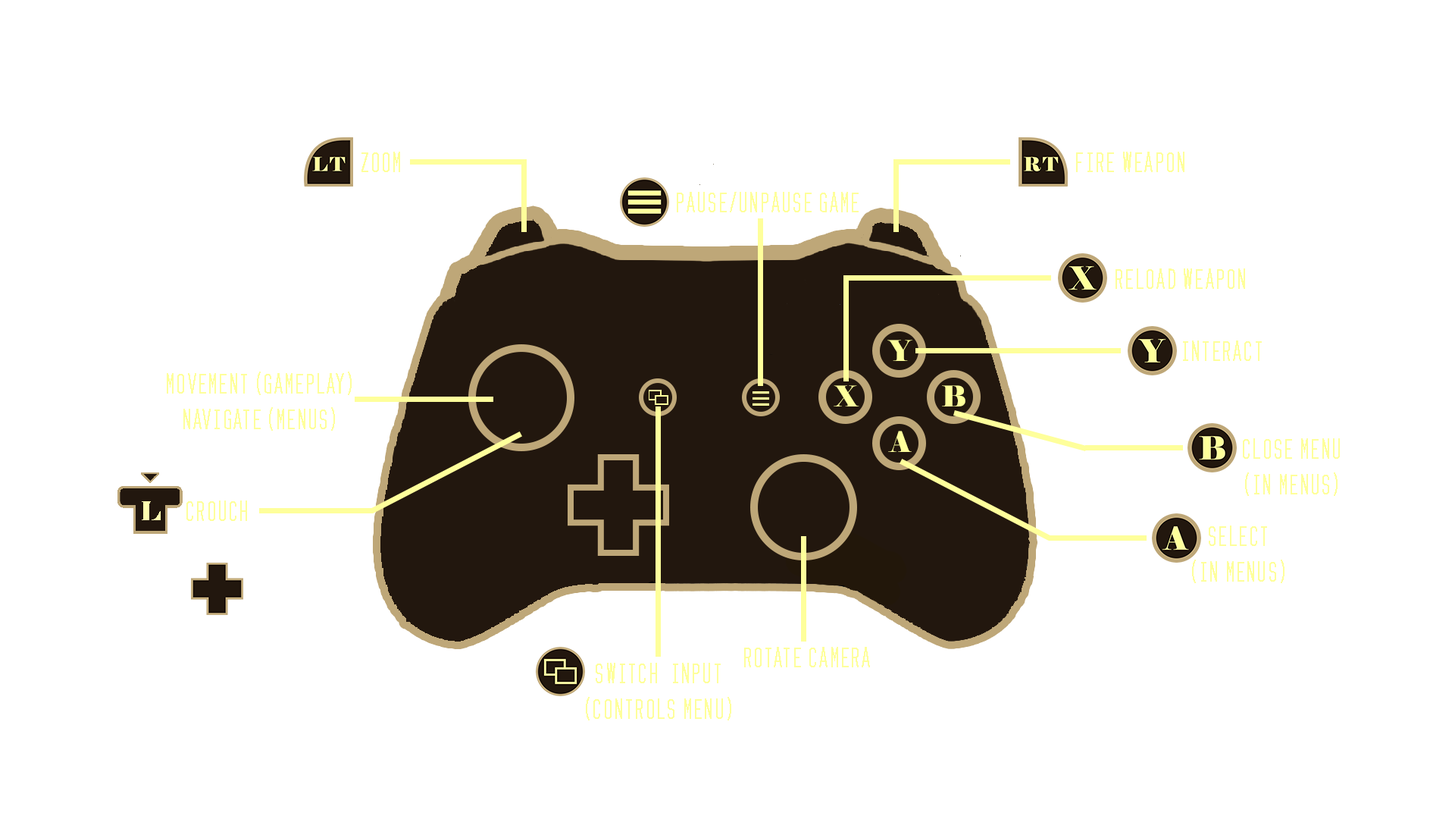
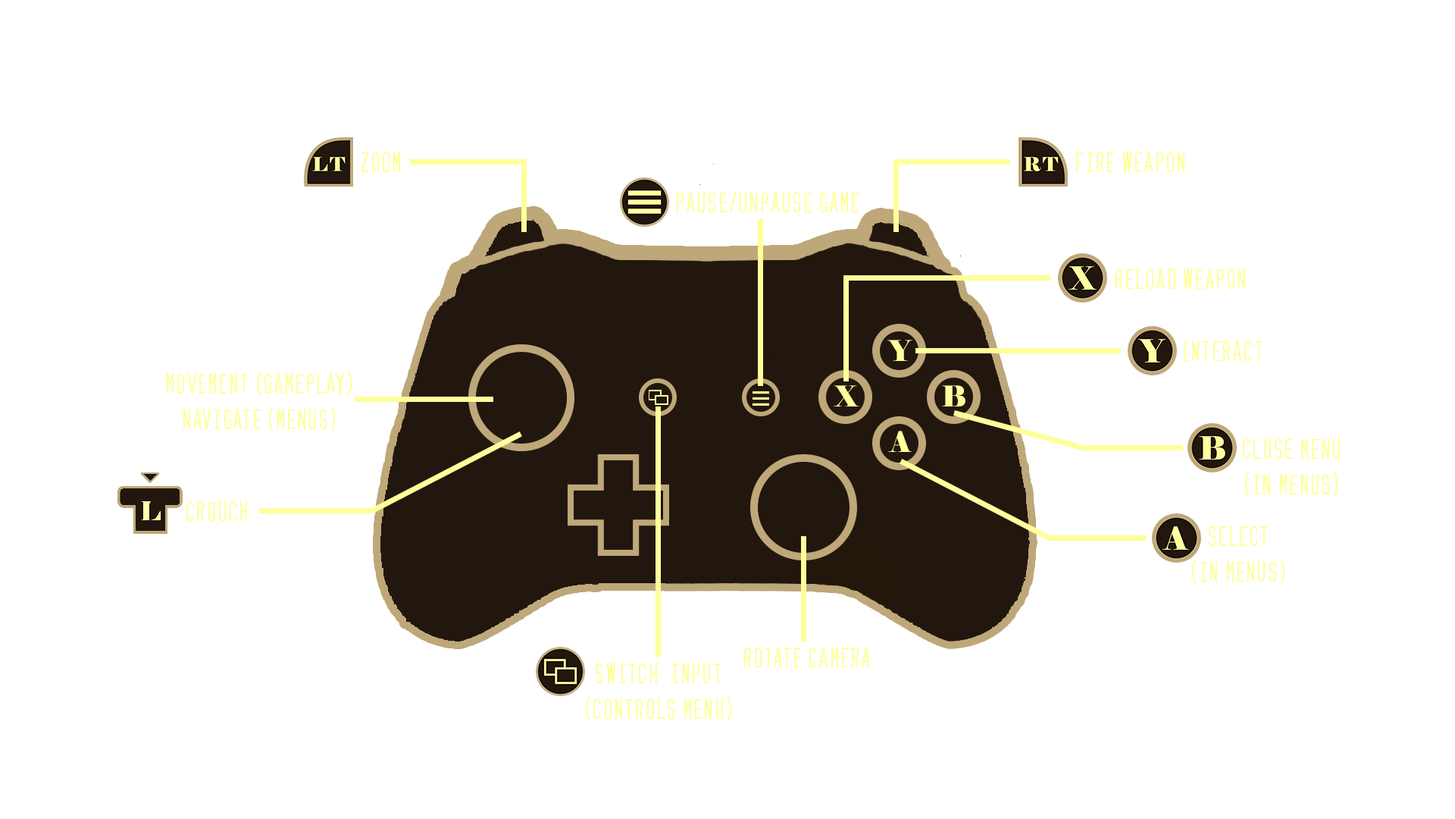
Layers edited between the first and the second (1455, 819) image:
removed layer "D-Pad_Button" from group "BUTTONS" over (191, 562, 244, 615)
